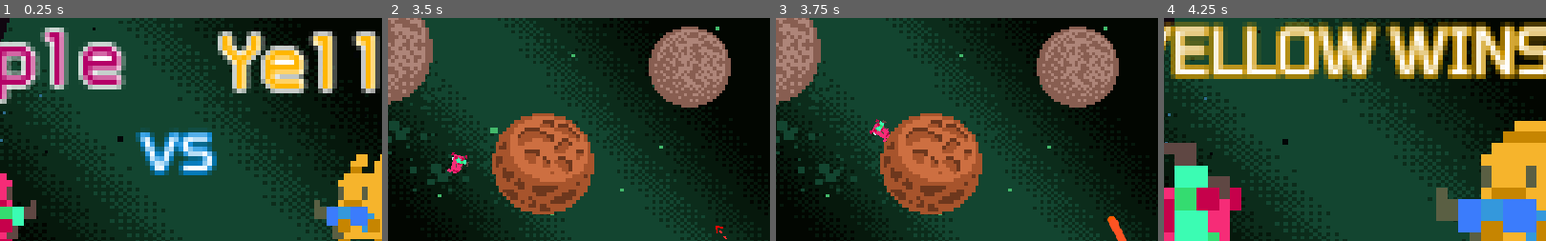
Above: before the commit, frames 1-4 (left to right).
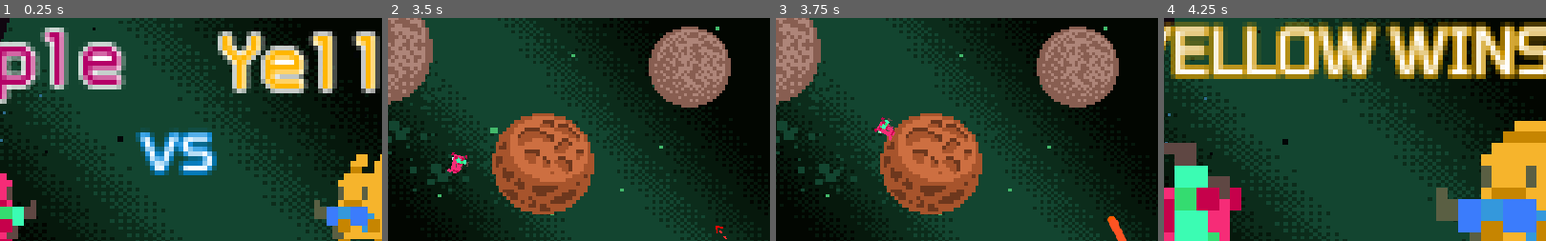
Above: after the commit, the same moments.

Repository: RichoM/Purple-vs-Yellow
Game: Godot game, scene res://menu.tscn
The game is run twice, just before and just after one commit, with the same random seed, the same clock (stepped at 60 frames per second) and the same inputs.
Inputs (mouse positions are % of the whole screen's width and height, from its top left):
- Up to frame 1 (0.25 s): no input
- Up to frame 2 (3.5 s): click "PRESS ENTER" at 0.5 s; tap Enter at 1.25 s; move the mouse to (72, 45) at 1.27 s; hold D (p0_right) 1.28-2.78 s; tap S (p0_action) at 1.35, 2.85 s; tap W (p0_up) at 1.52, 2.27 s; move the mouse to (30, 55) at 2.02 s; tap Down (p1_action) at 2.1 s; move the mouse to (60, 28) at 2.77 s; hold A (p0_left) from 2.78 s (still down)
- Up to frame 3 (3.75 s): move the mouse to (45, 70) at 3.52 s; release A (p0_left) at 3.53 s; hold D (p0_right) from 3.53 s (still down); tap Down (p1_action) at 3.6 s
- Up to frame 4 (4.25 s): keep holding D (p0_right); tap W (p0_up) at 3.77 s
The pictures show only the part of the screen within x 27-77%, y 9-59%; the shares and areas given below are measured in that part.

Frames 1-2 are identical in both runs. In frame 3, 0.4% of the frame differs, in the area x 24-32%, y 44-56%; in frame 4, nothing differs.

Commit message:
Added a "lose" sound effect

Diff:
--- a/Player.gd
+++ b/Player.gd
@@ -27,6 +27,8 @@
 func die():
 	dead = true
 	vel = Vector2(300 if sprite.flip_h else -300, -300)
+	$shape.disabled = true
+	$sfx.play()
 	yield(get_tree().create_timer(1), "timeout")
 	get_parent().remove_child(self)
 
--- a/game.gd
+++ b/game.gd
@@ -5,7 +5,6 @@
 func _ready():
 	for planet in $planets.get_children():
 		var sprite = planet.get_node("sprite") as AnimatedSprite
-		var frame = sprite.frame
 		sprite.frame = rand_range(0, sprite.frames.get_frame_count(sprite.animation) - 1)
 		planet.scale = Vector2.ONE * rand_range(1, 4.5)
 
--- a/player.tscn
+++ b/player.tscn
@@ -6,6 +6,7 @@
 [ext_resource path="res://rocket_launcher.gd" type="Script" id=4]
 [ext_resource path="res://player.tres" type="Material" id=5]
 [ext_resource path="res://sfx/launches/iceball.wav" type="AudioStream" id=6]
+[ext_resource path="res://sfx/lose/loser (4).wav" type="AudioStream" id=7]
 
 [sub_resource type="AtlasTexture" id=1]
 atlas = ExtResource( 1 )
@@ -127,3 +128,7 @@
 
 [node name="shape" type="CollisionShape2D" parent="range"]
 shape = SubResource( 7 )
+
+[node name="sfx" type="AudioStreamPlayer" parent="."]
+stream = ExtResource( 7 )
+volume_db = 15.0
Not shown: 1 places in player.tscn that only renumber resources
Not shown, added: sfx/lose/info.txt
Not shown, added: sfx/lose/loser (4).wav.import
Not shown, added: sfx/lose/loser (4).wav
